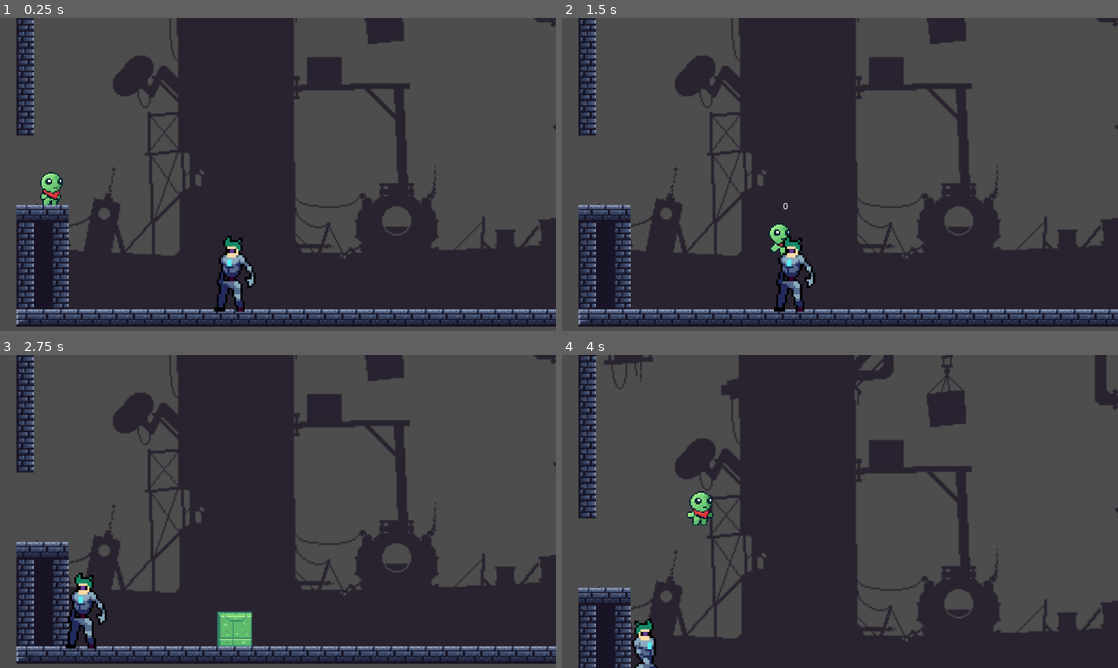
Above: before the commit, frames 1-4 (two rows, left to right).
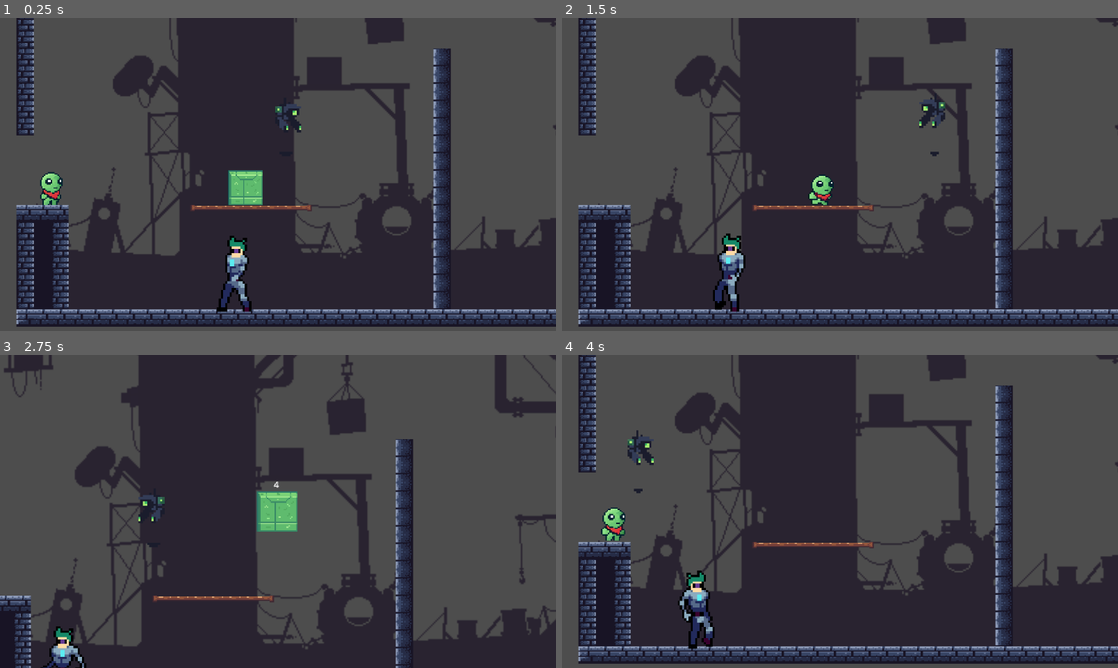
Above: after the commit, the same moments.

Repository: Jeric-Tan/Sliggy
Game: Godot game, scene res://levels/boss_1.tscn
Same seed, same stepped clock (60 frames per second), same inputs: the game is played once before the commit and once after it. This scene is started directly instead of the project's main scene.
Inputs (mouse positions are in pixels of both pictures, inside the frame that each line leads up to):
- Up to frame 1 (0.25 s): no input
- Up to frame 2 (1.5 s): move the mouse to (962, 158) at 0.52 s; hold Right (right) from 0.53 s (still down); tap C (clear) at 0.6, 1.35 s; tap Up (jump) at 0.77 s; move the mouse to (728, 190) at 1.27 s
- Up to frame 3 (2.75 s): tap Up (jump) at 1.52 s; move the mouse to (333, 442) at 2.02 s; release Right (right) at 2.03 s; hold Left (left) from 2.03 s (still down); tap C (clear) at 2.1 s
- Up to frame 4 (4 s): move the mouse to (812, 574) at 2.77 s; release Left (left) at 2.78 s; hold Right (right) from 2.78 s (still down); tap C (clear) at 2.85, 3.6 s; tap Up (jump) at 3.02, 3.77 s; move the mouse to (1006, 558) at 3.52 s

The runs differ from the first frame. In frame 1, 4.1% of the frame differs, in the area x 34-82%, y 9-94%; in frame 2, 5.0%; in frame 3, 34%, in the area x 0-100%, y 0-100%; in frame 4, 27%.

Commit message:
boss works but level 1 is gone

Diff:
--- a/levels/boss_1.tscn
+++ b/levels/boss_1.tscn
@@ -1,13 +1,18 @@
-[gd_scene load_steps=41 format=3 uid="uid://c5b5r032ja270"]
+[gd_scene load_steps=58 format=3 uid="uid://c5b5r032ja270"]
 
 [ext_resource type="PackedScene" uid="uid://ctsxqifl3ubd4" path="res://scenes/level_holder.tscn" id="1_x3tp4"]
 [ext_resource type="Script" path="res://scripts/dr_doofus.gd" id="2_5836j"]
+[ext_resource type="Script" path="res://scripts/level_holder.gd" id="2_xb6nb"]
 [ext_resource type="Texture2D" uid="uid://dq2l8fjigqihr" path="res://sprites/doofus_walk.png" id="3_6yfgi"]
 [ext_resource type="Texture2D" uid="uid://cf7nr6wsgkff5" path="res://sprites/doofus_aggro.png" id="3_hm32j"]
 [ext_resource type="Texture2D" uid="uid://b56yk0t40xq5v" path="res://sprites/doofus_dash.png" id="3_ktpoi"]
 [ext_resource type="Texture2D" uid="uid://dclkr6ejpyncw" path="res://sprites/doofus_attack.png" id="4_racws"]
 [ext_resource type="Texture2D" uid="uid://sts3c6iudjqf" path="res://sprites/doofus_hurt.png" id="5_wicd6"]
 [ext_resource type="Texture2D" uid="uid://ctdnnttqbb8rh" path="res://sprites/doofus_rest.png" id="6_ihwhu"]
+[ext_resource type="Texture2D" uid="uid://dxixvydv472qj" path="res://sprites/doofus_death.png" id="7_c8nkw"]
+[ext_resource type="Texture2D" uid="uid://ck8547yq5iyvf" path="res://sprites/doofus_run.png" id="9_4p816"]
+[ext_resource type="PackedScene" uid="uid://de680tnqylfrj" path="res://scenes/enemy_drone.tscn" id="10_k1mdl"]
+[ext_resource type="PackedScene" uid="uid://c6nqqes4yjqdy" path="res://scenes/block.tscn" id="13_ch3ut"]
 
 [sub_resource type="AtlasTexture" id="AtlasTexture_2gtue"]
 atlas = ExtResource("3_hm32j")
@@ -80,6 +85,30 @@
 [sub_resource type="AtlasTexture" id="AtlasTexture_4b5m6"]
 atlas = ExtResource("3_ktpoi")
 region = Rect2(235, 0, 38, 48)
+
+[sub_resource type="AtlasTexture" id="AtlasTexture_lvgr2"]
+atlas = ExtResource("7_c8nkw")
+region = Rect2(0, 0, 35, 48)
+
+[sub_resource type="AtlasTexture" id="AtlasTexture_0jc78"]
+atlas = ExtResource("7_c8nkw")
+region = Rect2(48, 0, 35, 48)
+
+[sub_resource type="AtlasTexture" id="AtlasTexture_62u3t"]
+atlas = ExtResource("7_c8nkw")
+region = Rect2(96, 0, 35, 48)
+
+[sub_resource type="AtlasTexture" id="AtlasTexture_olq7e"]
+atlas = ExtResource("7_c8nkw")
+region = Rect2(144, 0, 35, 48)
+
+[sub_resource type="AtlasTexture" id="AtlasTexture_y1ira"]
+atlas = ExtResource("7_c8nkw")
+region = Rect2(192, 0, 35, 48)
+
+[sub_resource type="AtlasTexture" id="AtlasTexture_4keh5"]
+atlas = ExtResource("7_c8nkw")
+region = Rect2(240, 0, 35, 48)
 
 [sub_resource type="AtlasTexture" id="AtlasTexture_4winh"]
 atlas = ExtResource("5_wicd6")
@@ -105,6 +134,30 @@
 atlas = ExtResource("6_ihwhu")
 region = Rect2(147, 0, 27, 48)
 
+[sub_resource type="AtlasTexture" id="AtlasTexture_nummm"]
+atlas = ExtResource("9_4p816")
+region = Rect2(0, 0, 32, 48)
+
+[sub_resource type="AtlasTexture" id="AtlasTexture_hbn5e"]
+atlas = ExtResource("9_4p816")
+region = Rect2(48, 0, 32, 48)
+
+[sub_resource type="AtlasTexture" id="AtlasTexture_n6p6v"]
+atlas = ExtResource("9_4p816")
+region = Rect2(96, 0, 32, 48)
+
+[sub_resource type="AtlasTexture" id="AtlasTexture_6rqnv"]
+atlas = ExtResource("9_4p816")
+region = Rect2(144, 0, 32, 48)
+
+[sub_resource type="AtlasTexture" id="AtlasTexture_gf6j5"]
+atlas = ExtResource("9_4p816")
+region = Rect2(192, 0, 32, 48)
+
+[sub_resource type="AtlasTexture" id="AtlasTexture_q2buo"]
+atlas = ExtResource("9_4p816")
+region = Rect2(240, 0, 32, 48)
+
 [sub_resource type="AtlasTexture" id="AtlasTexture_kylf8"]
 atlas = ExtResource("3_6yfgi")
 region = Rect2(0, 0, 30, 48)
@@ -202,6 +255,29 @@
 }, {
 "frames": [{
 "duration": 1.0,
+"texture": SubResource("AtlasTexture_lvgr2")
+}, {
+"duration": 1.0,
+"texture": SubResource("AtlasTexture_0jc78")
+}, {
+"duration": 1.0,
+"texture": SubResource("AtlasTexture_62u3t")
+}, {
+"duration": 1.0,
+"texture": SubResource("AtlasTexture_olq7e")
+}, {
+"duration": 1.0,
+"texture": SubResource("AtlasTexture_y1ira")
+}, {
+"duration": 1.0,
+"texture": SubResource("AtlasTexture_4keh5")
+}],
+"loop": false,
+"name": &"death",
+"speed": 2.0
+}, {
+"frames": [{
+"duration": 1.0,
 "texture": SubResource("AtlasTexture_4winh")
 }, {
 "duration": 1.0,
@@ -213,7 +289,7 @@
 "duration": 1.0,
 "texture": SubResource("AtlasTexture_pww5x")
 }],
-"loop": true,
+"loop": false,
 "name": &"hurt",
 "speed": 5.0
 }, {
@@ -233,6 +309,29 @@
 "loop": false,
 "name": &"rest",
 "speed": 3.0
+}, {
+"frames": [{
+"duration": 1.0,
+"texture": SubResource("AtlasTexture_nummm")
+}, {
+"duration": 1.0,
+"texture": SubResource("AtlasTexture_hbn5e")
+}, {
+"duration": 1.0,
+"texture": SubResource("AtlasTexture_n6p6v")
+}, {
+"duration": 1.0,
+"texture": SubResource("AtlasTexture_6rqnv")
+}, {
+"duration": 1.0,
+"texture": SubResource("AtlasTexture_gf6j5")
+}, {
+"duration": 1.0,
+"texture": SubResource("AtlasTexture_q2buo")
+}],
+"loop": true,
+"name": &"run",
+"speed": 5.0
 }, {
 "frames": [{
 "duration": 1.0,
@@ -264,13 +363,15 @@
 [node name="boss_1" type="Node"]
 
 [node name="level_holder" parent="." instance=ExtResource("1_x3tp4")]
+script = ExtResource("2_xb6nb")
 
 [node name="all_tilemap" parent="level_holder" index="2"]
 position = Vector2(-3, -32)
-layer_0/tile_data = PackedInt32Array(1179647, 196613, 2, 111 …(2794 unchanged characters)… , 1572864, 131077, 2, 1507328, 131077, 2)
+layer_0/tile_data = PackedInt32Array(1179647, 196613, 2, 111 …(2794 unchanged characters)… , 1572864, 131077, 2, 1507328, 131077, 2, 1441802, 131077, 9, 1441803, 131077, 9, 1441804, 131077, 9, 1441805, 131077, 9, 1441806, 131077, 9, 1441801, 65541, 9, 1441807, 196613, 9, 851991, 65541, 6, 917527, 65541, 6, 983063, 65541, 6, 1048599, 65541, 6, 1114135, 65541, 6, 1179671, 65541, 6, 1245207, 65541, 6, 1310743, 65541, 6, 1376279, 65541, 6, 1441815, 65541, 6, 1507351, 65541, 6, 1572887, 65541, 6, 1638423, 65541, 6, 1703959, 65541, 6, 1769495, 65541, 6)
 
 [node name="player" parent="level_holder" index="3"]
 position = Vector2(20, 470)
+total_lives = 5
 
 [node name="death_player" parent="level_holder" index="4"]
 position = Vector2(-75, -96)
@@ -294,8 +395,10 @@
 position = Vector2(1, -19)
 scale = Vector2(3, 3)
 sprite_frames = SubResource("SpriteFrames_07e7q")
-animation = &"attack"
+animation = &"death"
 autoplay = "walk"
+frame = 5
+frame_progress = 1.0
 
 [node name="Area2D" type="Area2D" parent="level_holder/dr_doofus"]
 position = Vector2(-0.5, -1.5)
@@ -308,6 +411,12 @@
 position = Vector2(-0.5, -0.5)
 shape = SubResource("RectangleShape2D_558kd")
 
+[node name="enemy_drone" parent="level_holder" instance=ExtResource("10_k1mdl")]
+position = Vector2(295, 381)
+
+[node name="block" parent="." instance=ExtResource("13_ch3ut")]
+position = Vector2(289, 464)
+
 [connection signal="body_entered" from="level_holder/dr_doofus/Area2D" to="level_holder/dr_doofus" method="_on_area_2d_body_entered"]
 
 [editable path="level_holder"]
--- a/scripts/dr_doofus.gd
+++ b/scripts/dr_doofus.gd
@@ -1,6 +1,7 @@
 extends CharacterBody2D
 
-const SPEED = 100
+const SPEED = 75
+const FOLLOW_SPEED = 125
 const DASH_SPEED = 250
 const DASH_DIST = 200
 
@@ -9,10 +10,10 @@
 
 var is_left = true
 var gravity = ProjectSettings.get_setting("physics/2d/default_gravity")
-
-enum state {walk, dash, freeze}
+enum state {walk, dash, freeze, follow, dead}
 var curr_state = state.walk
 var dash_direction = 1
+var hp = 2
 
 func _physics_process(delta):
 	var player_pos = player.position
@@ -20,41 +21,54 @@
 	var player_dist_x = abs(player_x - position.x)
 	velocity.y += gravity * delta
 
-	#set direction
-	if player_x < position.x:
-		is_left = true
-	else:
-		is_left = false
 	var direction = (-1 if is_left else 1)
+
+	#follow or walk
+	if curr_state in [state.follow, state.walk]:
+		if player.position.y < position.y - 50 or player.is_dead:
+			curr_state = state.walk
+		else:
+			curr_state = state.follow
 
 	#match state
 	match curr_state:
-		state.walk:
+		state.follow:
+			#set direction
+			if player_x < position.x:
+				is_left = true
+			else:
+				is_left = false
+			ani_sprite.flip_h = is_left
+			ani_sprite.play("run")
 			#position.x += direction * SPEED * delta
-			velocity.x = direction * SPEED
-			ani_sprite.play("walk")
-			ani_sprite.flip_h = is_left
+			velocity.x = direction * FOLLOW_SPEED
 			#set state
 			#print("%s %s"%[player_dist_x,abs(player_dist_x - DASH_DIST)])
 			if abs(player_dist_x - DASH_DIST) < 50:
+				direction = (-1 if is_left else 1)
 				trigger_dash(direction)
-			else:
-				curr_state = state.walk
+		state.walk:
+			ani_sprite.flip_h = is_left
+			ani_sprite.play("walk")
+			velocity.x = direction * SPEED
 		state.dash:
 			#position.x += dash_direction * DASH_SPEED * delta
 			velocity.x = dash_direction * DASH_SPEED
 		state.freeze:
 			velocity.x = 0
-			#ani_sprite.stop()
+		state.dead:
+			velocity.x = 0
 
 	move_and_slide()
-	#
-	#for i in get_slide_collision_count():
-		#var collision = get_slide_collision(i)
-		#if collision:
-			#var collider = collision.get_collider()
-			#if collider is Block:
-				#trigger_attack(collider)
+
+	for i in get_slide_collision_count():
+		var collision = get_slide_collision(i)
+		if collision:
+			var collider = collision.get_collider()
+			if collider is TileMap:
+				var normal = collision.get_normal()
+				if normal.y == 0:
+					is_left = true if normal.x < 0 else false
 
 
 func trigger_dash(direction):
@@ -79,11 +93,31 @@
 	collider.queue_free()
 	curr_state = state.walk
 
+func trigger_hurt():
+	hp -= 1
+	if hp == 0:
+		curr_state = state.dead
+	else:
+		curr_state = state.freeze
+	ani_sprite.play("hurt")
+	await ani_sprite.animation_finished
+	if hp == 0:
+		ani_sprite.play('death')
+		await ani_sprite.animation_finished
+		queue_free()
+		return
+	ani_sprite.play("rest")
+	await ani_sprite.animation_finished
+	curr_state = state.walk
+
 func _on_area_2d_body_entered(body):
-	if body is Player:
+	if body is Player and curr_state != state.dead:
 		player.die()
 	if body is Block:
-		if curr_state == state.dash:
+		if body.position.y < position.y - 50:
+			trigger_hurt()
 			body.queue_free()
-		elif curr_state == state.walk:
+		elif curr_state == state.dash:
+			body.queue_free()
+		elif curr_state == state.walk or curr_state == state.follow:
 			trigger_attack(body)
--- a/scripts/player.gd
+++ b/scripts/player.gd
@@ -40,7 +40,7 @@
 	if show_vat_spawn:
 		spawning = true
 		animated_sprite_2d.play("spawn")
-		lives = total_lives
+	lives = total_lives
 
 func _process(_delta):
 	if spawning:
Binary file added: sprites/doofus_death.png
Not shown, added: sprites/doofus_death.png.import
Binary file added: sprites/doofus_run.png
Not shown, added: sprites/doofus_run.png.import
